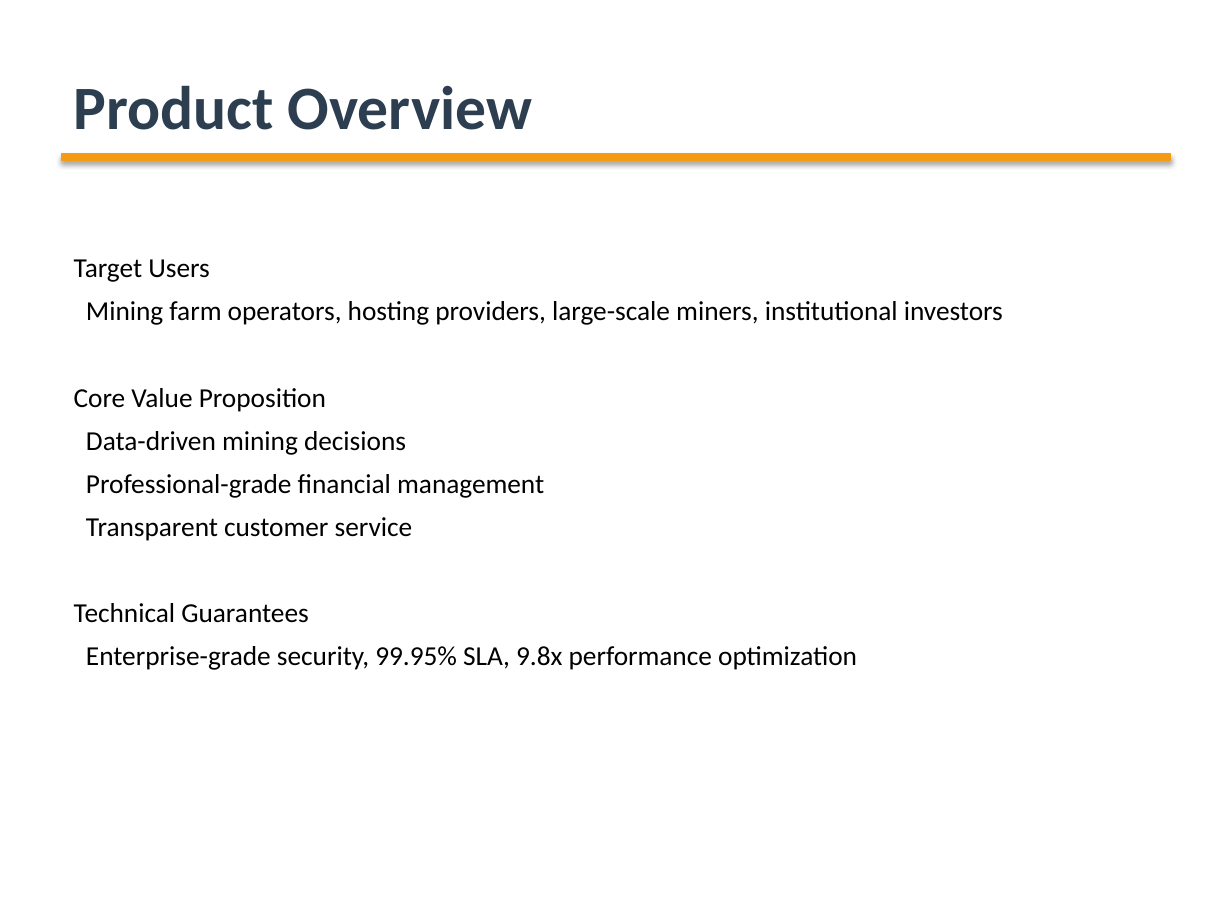
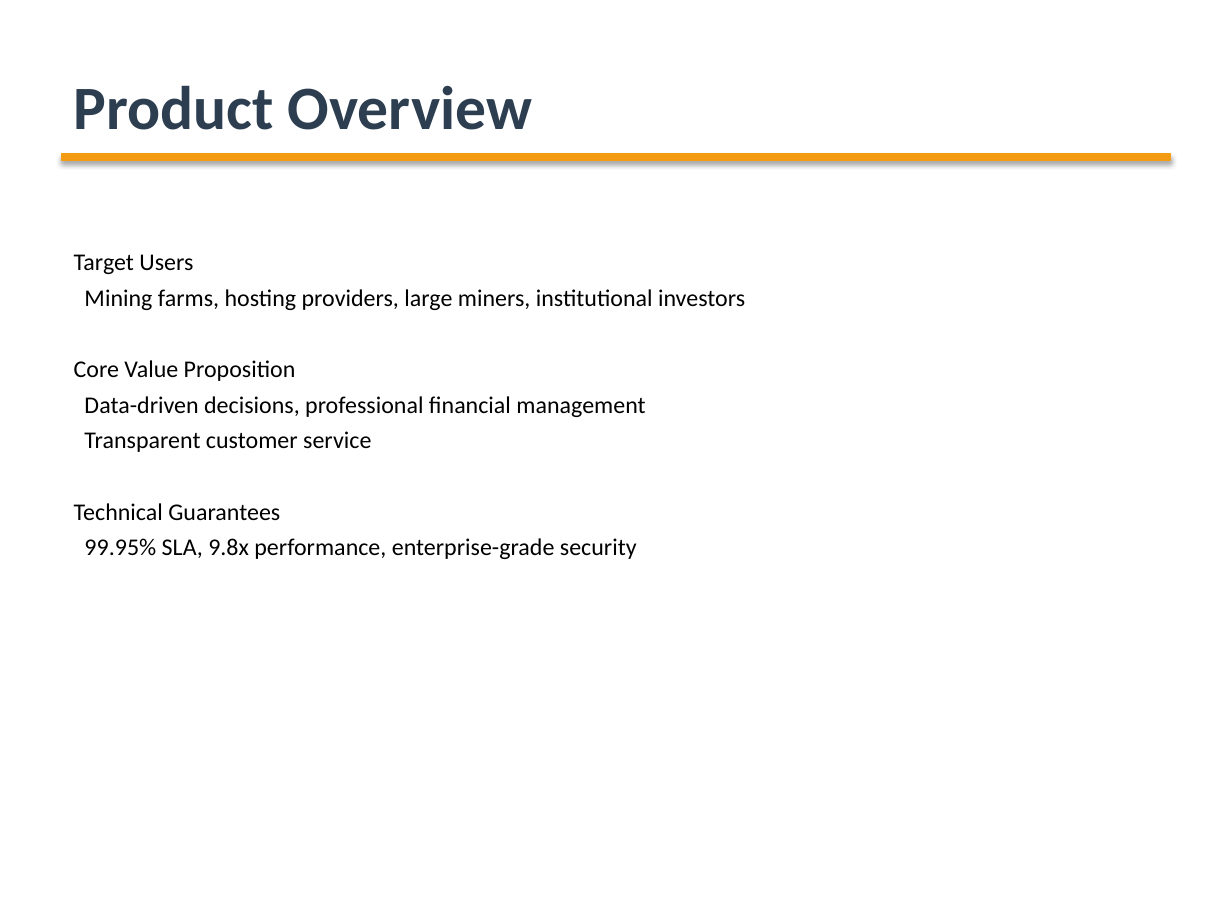
Before and after one commit to ArabotHXL/BTC_project, a slide deck: slide 2 of HashInsight_Product_Introduction_EN.pptx. Drawn at 1232x924 pixels with LibreOffice and Linux fonts; fonts in the diff are those of the drawing. Boxes give left, top, right and bottom in pixels: in the first picture for what was removed or moved away, otherwise in the second. Text is boxed around its words. In the diff, an @@ line names an element or a change of style, - is before the commit and + after.

```diff
--- a/HashInsight_Product_Introduction_EN.pptx
+++ b/HashInsight_Product_Introduction_EN.pptx
@@ text at (x1=74, y1=254, x2=371, y2=520): size 16 to 14 pt in "Target Users", "Core Value Proposition", "Transparent customer service", "Technical Guarantees"; less space between paragraphs @@
@@ text at (x1=84, y1=289, x2=745, y2=310): text changed; size 16 to 14 pt @@
-Mining farm operators, hosting providers, large-scale miners, institutional investors
+Mining farms, hosting providers, large miners, institutional investors
@@ text at (x1=84, y1=396, x2=645, y2=417): text changed; size 16 to 14 pt @@
-Data-driven mining decisions
-Professional-grade financial management
+Data-driven decisions, professional financial management
@@ text at (x1=84, y1=538, x2=637, y2=559): text changed; size 16 to 14 pt @@
-Enterprise-grade security, 99.95% SLA, 9.8x performance optimization
+99.95% SLA, 9.8x performance, enterprise-grade security
```
Also in this commit, not shown: 6 other slides changed, 1 slide added, 1 slide removed, 3 other files.
